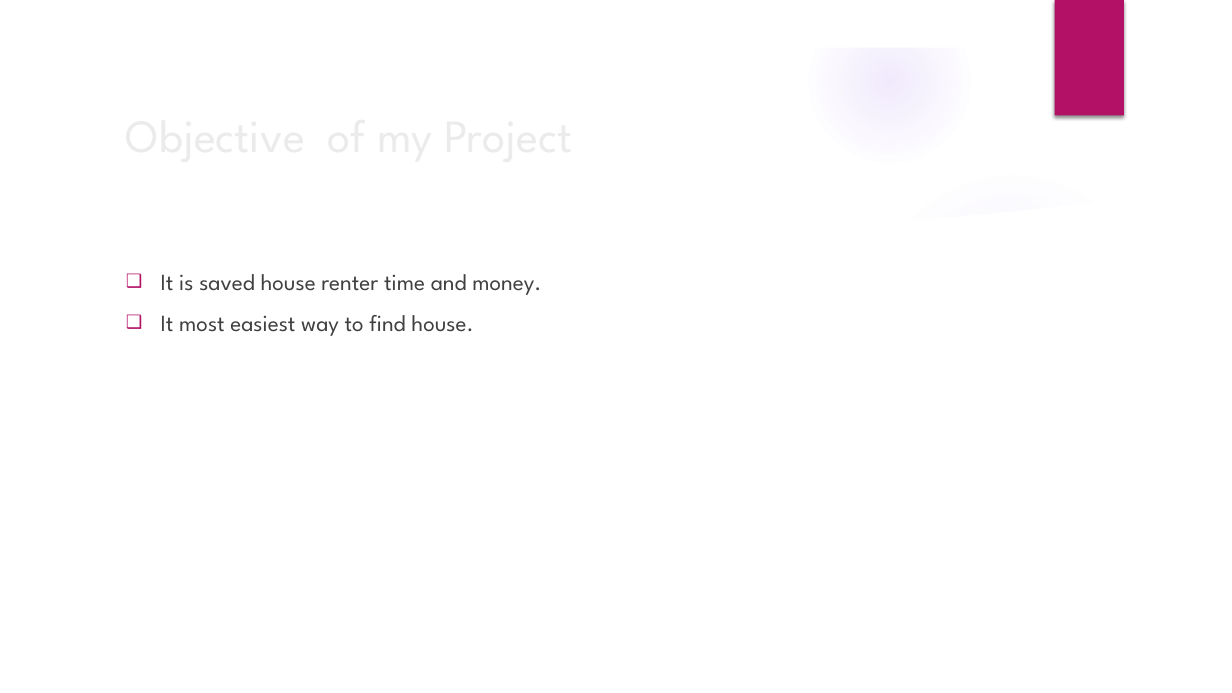
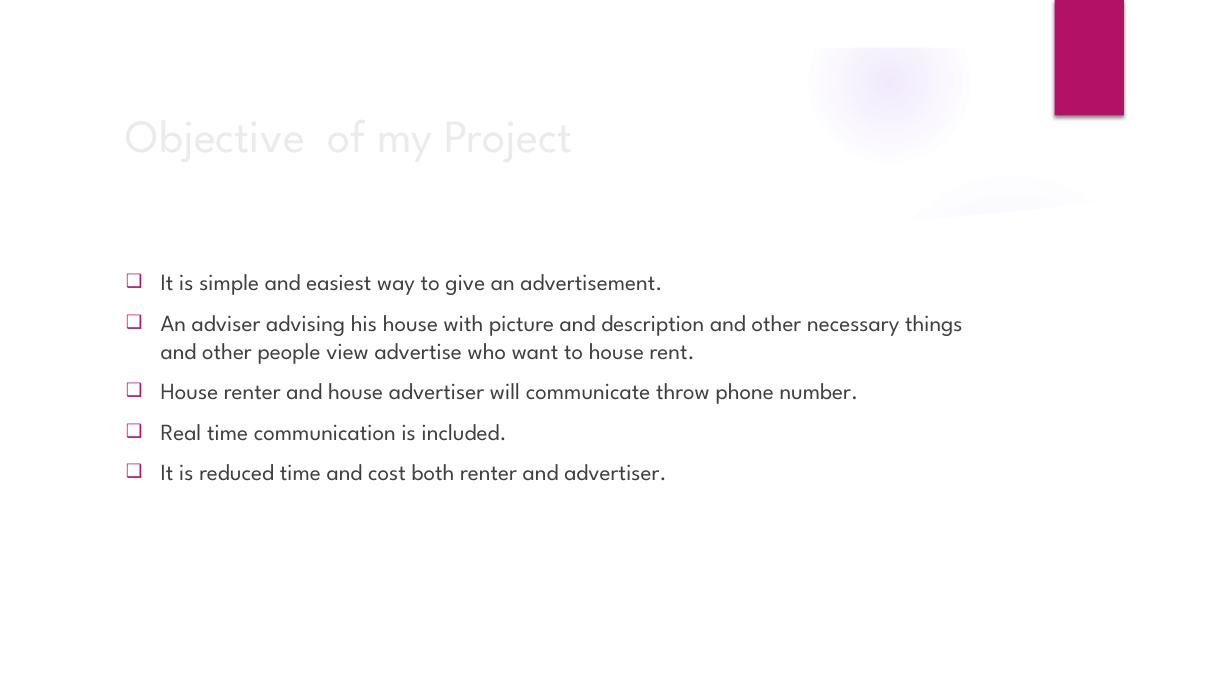
Before and after one commit to ShahabuddinAhmed/Presentation, a slide deck: slide 3 of HouseRenting.pptx. Drawn at 1232x693 pixels with LibreOffice and Linux fonts; fonts in the diff are those of the drawing; background and template pictures are left out. Boxes give left, top, right and bottom in pixels: in the first picture for what was removed or moved away, otherwise in the second. Text is boxed around its words. In the diff, an @@ line names an element or a change of style, - is before the commit and + after.

```diff
--- a/HouseRenting.pptx
+++ b/HouseRenting.pptx
@@ text at box(161, 274, 963, 481): text changed @@
-❑ It is saved house renter time and money.
-❑ It most easiest way to find house.
+❑ It is simple and easiest way to give an advertisement.
+❑ An adviser advising his house with picture and description and other necessary things and other people view advertise who want to house rent.
+❑ House renter and house advertiser will communicate throw phone number.
+❑ Real time communication is included.
+❑ It is reduced time and cost both renter and advertiser.
```
Also in this commit, not shown: 5 other slides changed, 3 slides added, 2 slides removed.
